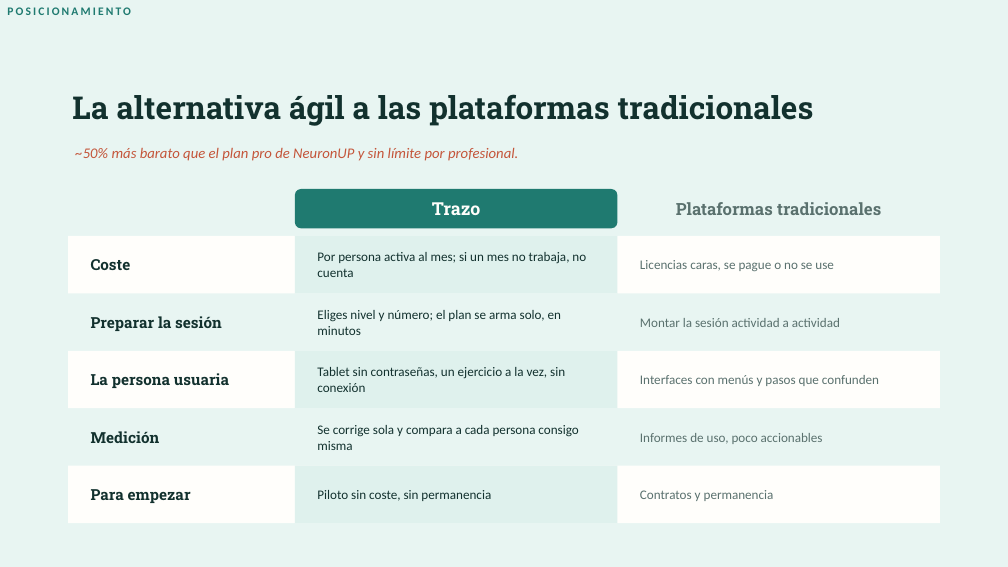
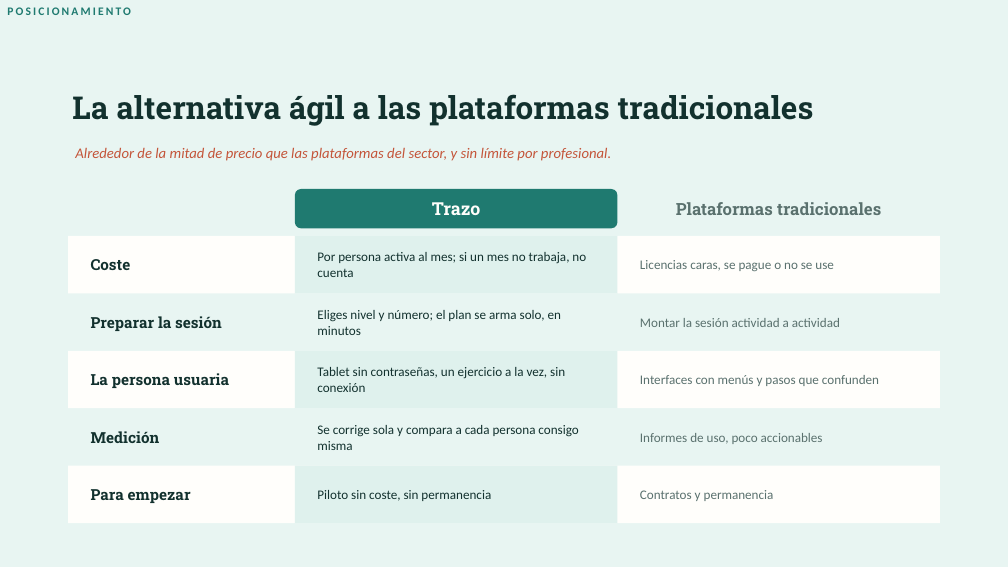
Before and after one commit to Sausf93/Trazo, a slide deck: slide 10 of docs/Trazo-Presentacion.pptx. Drawn at 1008x567 pixels with LibreOffice and Linux fonts; fonts in the diff are those of the drawing. Boxes give left, top, right and bottom in pixels: in the first picture for what was removed or moved away, otherwise in the second. Text is boxed around its words. In the diff, an @@ line names an element or a change of style, - is before the commit and + after.

```diff
--- a/docs/Trazo-Presentacion.pptx
+++ b/docs/Trazo-Presentacion.pptx
@@ text at [75, 147, 611, 161]: text changed @@
-~50% más barato que el plan pro de NeuronUP y sin límite por profesional.
+Alrededor de la mitad de precio que las plataformas del sector, y sin límite por profesional.
```
Also in this commit, not shown: 1 other slide changed.
